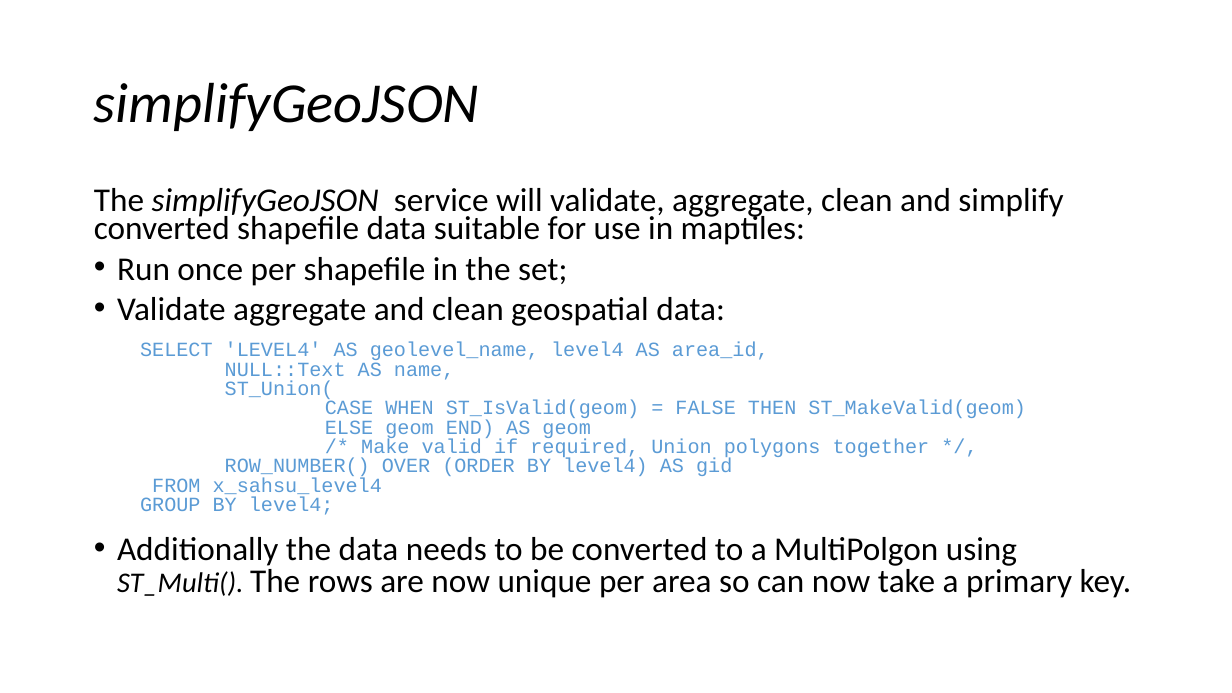
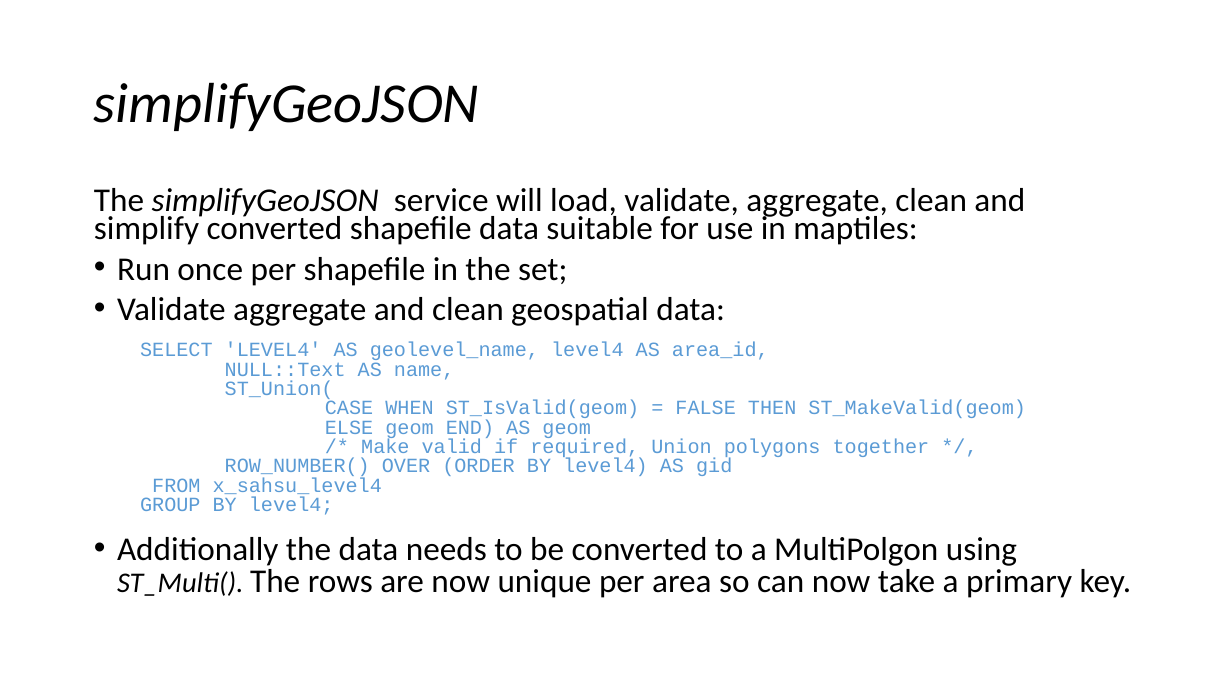
Before and after one commit to smallAreaHealthStatisticsUnit/rapidInquiryFacility, a slide deck: slide 11 of rifNodeServices/NodeGeoSpatialServices.pptx. Drawn at 1232x693 pixels with LibreOffice and Linux fonts; fonts in the diff are those of the drawing. Boxes give left, top, right and bottom in pixels: in the first picture for what was removed or moved away, otherwise in the second. Text is boxed around its words. In the diff, an @@ line names an element or a change of style, - is before the commit and + after.

Commit message:
More work on services

```diff
--- a/rifNodeServices/NodeGeoSpatialServices.pptx
+++ b/rifNodeServices/NodeGeoSpatialServices.pptx
@@ text at bbox=[94, 188, 1025, 245]: text changed @@
-The simplifyGeoJSON service will validate, aggregate, clean and simplify converted shapefile data suitable for use in maptiles:
+The simplifyGeoJSON service will load, validate, aggregate, clean and simplify converted shapefile data suitable for use in maptiles:
```
Also in this commit, not shown: 16 other slides changed, 2 slides added, 1 other file.
